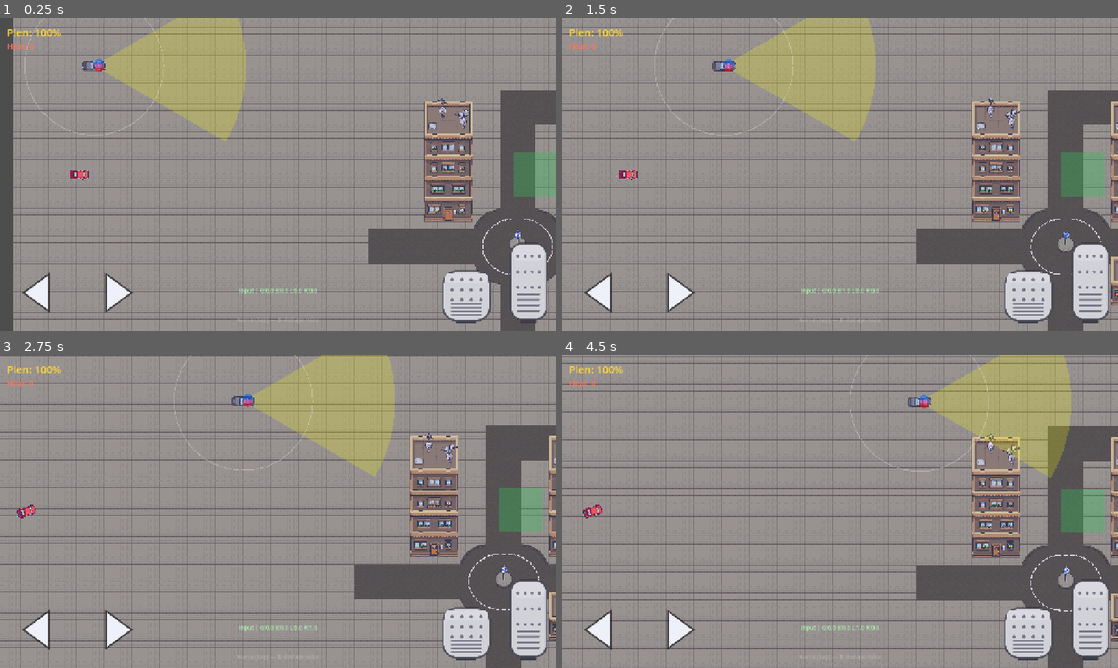
Above: before the commit, frames 1-4 (two rows, left to right).
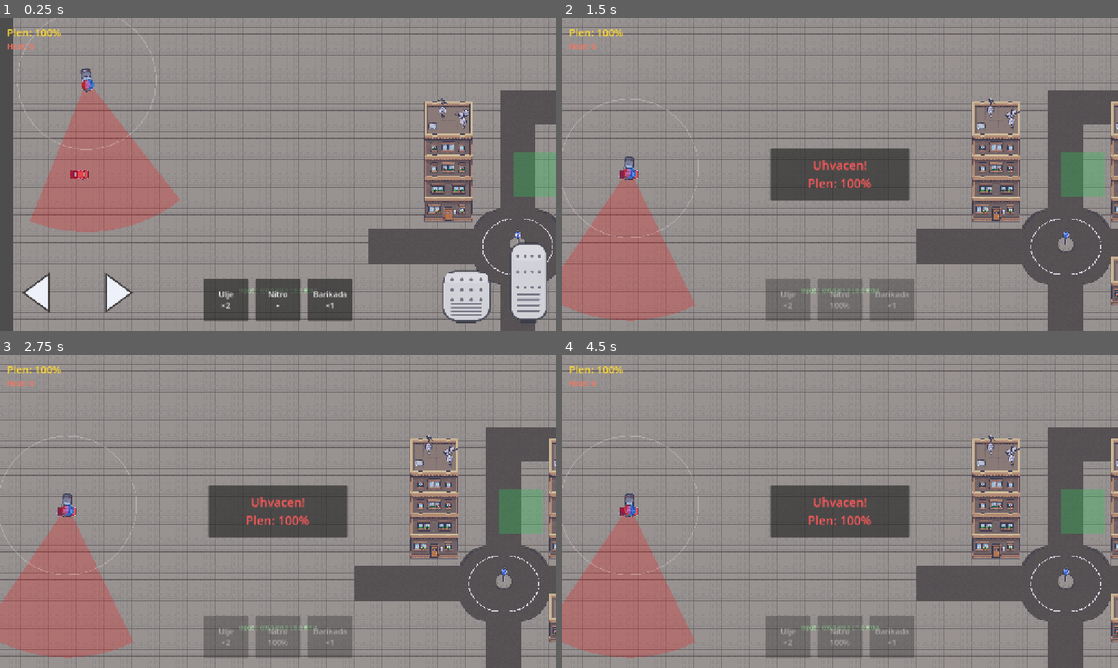
Above: after the commit, the same moments.

Repository: Gubari/Getaway-Racing
Game: Godot game, scene res://scenes/main/main.tscn
Two runs of this game, one before a commit and one after it. Both use one fixed random seed, a clock stepped at 60 frames per second and the inputs below.
Inputs:
- Up to frame 1 (0.25 s): no input
- Up to frame 2 (1.5 s): hold D (steer_right) 0.53-1.28 s; tap W (gas) at 0.6, 1.35 s; hold S (brake) from 1.28 s (still down)
- Up to frame 3 (2.75 s): release S (brake) at 2.03 s; hold D (steer_right) from 2.03 s (still down); tap W (gas) at 2.1 s
- Up to frame 4 (4.5 s): tap W (gas) at 2.85, 3.6, 4.35 s; release D (steer_right) at 3.53 s; hold A (steer_left) from 3.53 s (still down)

The runs differ from the first frame. In frame 1, 17% of the frame differs, in the area x 3-64%, y 0-98%; in frame 2, 24%; in frame 3, 33%, in the area x 0-100%, y 0-99%; in frame 4, 33%.

Commit message:
Navmesh u main (city) + ability HUD integracija + police corner fix

Diff:
--- /dev/null
+++ b/scenes/levels/nav_region.tscn
@@ -0,0 +1,6 @@
+[gd_scene load_steps=2 format=3]
+
+[ext_resource type="Script" path="res://scenes/levels/nav_region_runtime.gd" id="1"]
+
+[node name="NavRegion" type="NavigationRegion2D"]
+script = ExtResource("1")
--- /dev/null
+++ b/scenes/levels/nav_region_runtime.gd
@@ -0,0 +1,45 @@
+extends NavigationRegion2D
+## Pece navmesh u RUNTIME-u za nivo. Parsira staticke kolizije scene
+## (zidovi: StaticBody2D ILI TileMapLayer kolizija) i isece ih iz arene.
+## Podrzava rebake() (grupa "nav_region") za barikadu (moc).
+## Radi u bilo kom nivou koji ima get_arena_rect(). Vlasnik: B (glue za AI).
+
+@export var agent_radius: float = 26.0
+@export var fallback_area: Rect2 = Rect2(0, 0, 2048, 2048)
+
+func _ready() -> void:
+	add_to_group("nav_region")
+	rebake()   # pece posle jednog frejma (da se tilemap kolizije slegnu)
+
+## Pozivaju prepreke (barikada) i start. Ceka frejm pa ispece nanovo.
+func rebake() -> void:
+	await get_tree().physics_frame
+	_bake()
+
+func _bake() -> void:
+	var area := _find_arena()
+
+	var np := NavigationPolygon.new()
+	np.agent_radius = agent_radius
+	np.parsed_geometry_type = NavigationPolygon.PARSED_GEOMETRY_STATIC_COLLIDERS
+	np.add_outline(PackedVector2Array([
+		area.position,
+		Vector2(area.end.x, area.position.y),
+		area.end,
+		Vector2(area.position.x, area.end.y),
+	]))
+
+	var src := NavigationMeshSourceGeometryData2D.new()
+	NavigationServer2D.parse_source_geometry_data(np, src, get_tree().current_scene)
+	NavigationServer2D.bake_from_source_geometry_data(np, src)
+	navigation_polygon = np
+
+## Arena: prvo roditelj (ako je nivo), pa bilo koji cvor u sceni sa get_arena_rect().
+func _find_arena() -> Rect2:
+	var root := get_parent()
+	if root and root.has_method("get_arena_rect"):
+		return root.get_arena_rect()
+	for child in get_tree().current_scene.get_children():
+		if child.has_method("get_arena_rect"):
+			return child.get_arena_rect()
+	return fallback_area
--- a/scenes/main/main.tscn
+++ b/scenes/main/main.tscn
@@ -8,11 +8,17 @@
 [ext_resource type="PackedScene" path="res://scenes/ui/hud.tscn" id="5"]
 [ext_resource type="PackedScene" path="res://scenes/levels/garage.tscn" id="7"]
 [ext_resource type="PackedScene" path="res://scenes/ui/pause_menu.tscn" id="8"]
+[ext_resource type="PackedScene" path="res://scenes/levels/nav_region.tscn" id="9"]
+[ext_resource type="Resource" path="res://resources/cards/ulje.tres" id="10"]
+[ext_resource type="Resource" path="res://resources/cards/nitro.tres" id="11"]
+[ext_resource type="Resource" path="res://resources/cards/barikada.tres" id="12"]
 
 [node name="Main" type="Node2D" unique_id=1089452316]
 script = ExtResource("1")
 
 [node name="City" parent="." unique_id=385713939 instance=ExtResource("2_hujxm")]
+
+[node name="NavRegion" parent="." instance=ExtResource("9")]
 
 [node name="Player" parent="." unique_id=1188349856 instance=ExtResource("2")]
 position = Vector2(150, 450)
@@ -25,6 +31,7 @@
 position = Vector2(1200, 450)
 
 [node name="CardManager" parent="." unique_id=1632859727 instance=ExtResource("4")]
+abilities = [ExtResource("10"), ExtResource("11"), ExtResource("12")]
 
 [node name="HUD" parent="." unique_id=118646500 instance=ExtResource("5")]
 
--- a/scenes/police/police.gd
+++ b/scenes/police/police.gd
@@ -61,13 +61,17 @@
 	player = get_tree().get_first_node_in_group(Constants.GROUP_PLAYER)
 	los_ray.collision_mask = Constants.LAYER_WALLS   # raycast vidi SAMO zidove
 	home_position = global_position
-	move_target = global_position
+	# Na startu krece ka igracu (alarm zna gde si), NE ka (0,0) = cosak mape.
+	last_known_pos = player.global_position if player != null else global_position
+	move_target = last_known_pos
 	agent.path_desired_distance = 8.0
 	agent.target_desired_distance = 16.0
 
 func _physics_process(delta: float) -> void:
 	if player == null:
 		player = get_tree().get_first_node_in_group(Constants.GROUP_PLAYER)
+		if player != null:
+			last_known_pos = player.global_position
 		return
 
 	if _control_lost_timer > 0.0:
--- a/scenes/ui/hud.tscn
+++ b/scenes/ui/hud.tscn
@@ -1,7 +1,8 @@
-[gd_scene load_steps=3 format=3]
+[gd_scene load_steps=4 format=3]
 
 [ext_resource type="Script" path="res://scenes/ui/hud.gd" id="1"]
 [ext_resource type="PackedScene" path="res://scenes/ui/touch_controls.tscn" id="2"]
+[ext_resource type="PackedScene" path="res://scenes/cards/ability_bar.tscn" id="3"]
 
 [node name="HUD" type="CanvasLayer"]
 script = ExtResource("1")
@@ -132,21 +133,4 @@
 grow_vertical = 2
 mouse_filter = 1
 
-[node name="CardHandHint" type="Label" parent="Control"]
-layout_mode = 1
-anchors_preset = 7
-anchor_left = 0.5
-anchor_top = 1.0
-anchor_right = 0.5
-anchor_bottom = 1.0
-offset_left = -200.0
-offset_top = -36.0
-offset_right = 200.0
-offset_bottom = -12.0
-grow_horizontal = 2
-grow_vertical = 0
-mouse_filter = 2
-theme_override_colors/font_color = Color(1, 1, 1, 0.25)
-theme_override_font_sizes/font_size = 14
-text = "Karte (tap) — B dodaje ruku"
-horizontal_alignment = 1
+[node name="AbilityBar" parent="Control" instance=ExtResource("3")]
Not shown, added: scenes/levels/nav_region_runtime.gd.uid
